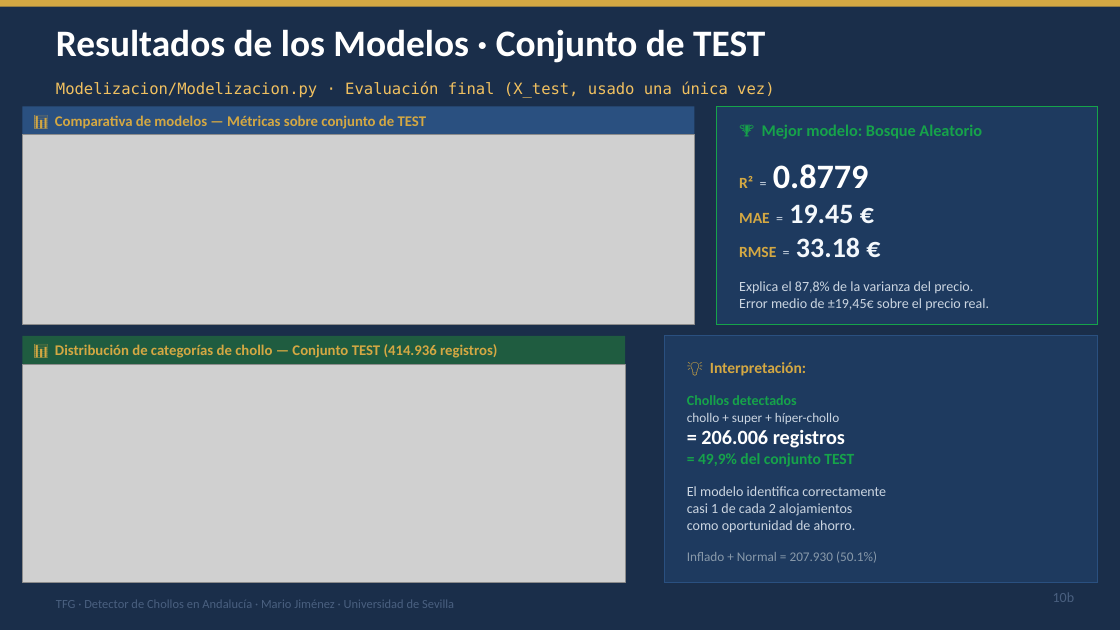
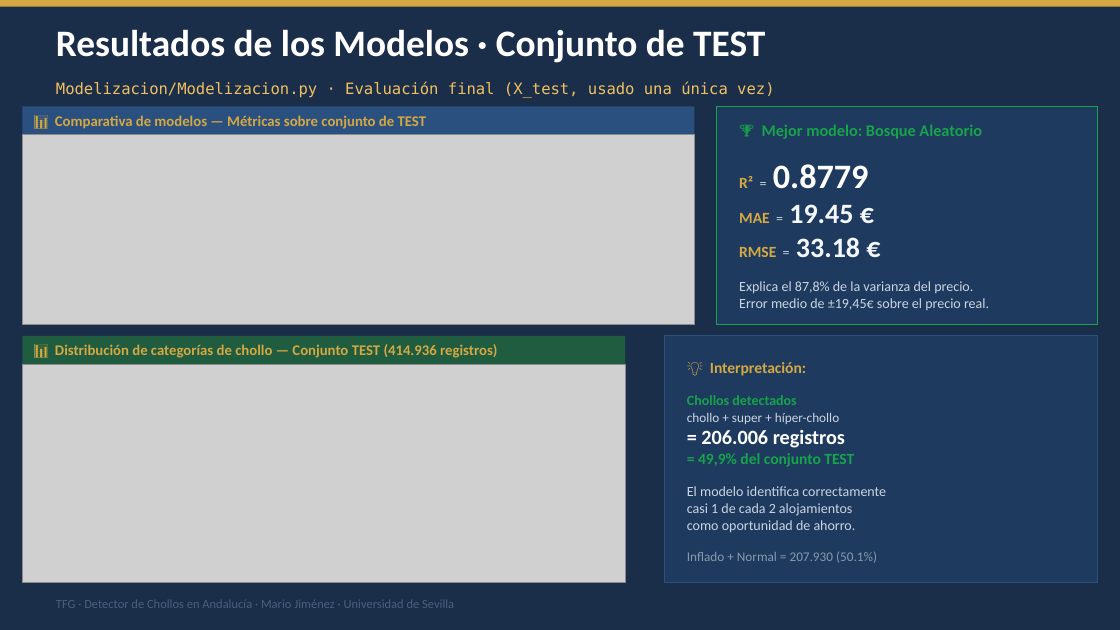
Before and after one commit to Marjimleo3/TFG, a slide deck: slide 18 of TFG_Chollos/TFG_Presentacion_final.pptx. Drawn at 1120x630 pixels with LibreOffice and Linux fonts; fonts in the diff are those of the drawing; grey boxes stand for pictures. Boxes give left, top, right and bottom in pixels: in the first picture for what was removed or moved away, otherwise in the second. Text is boxed around its words. In the diff, an @@ line names an element or a change of style, - is before the commit and + after.

```diff
--- a/TFG_Chollos/TFG_Presentacion_final.pptx
+++ b/TFG_Chollos/TFG_Presentacion_final.pptx
@@ text removed at [1053,593,1075,602] @@
-10b
```
Also in this commit, not shown: 17 other slides changed, 1 slide added, 1 slide removed, 1 other file.
